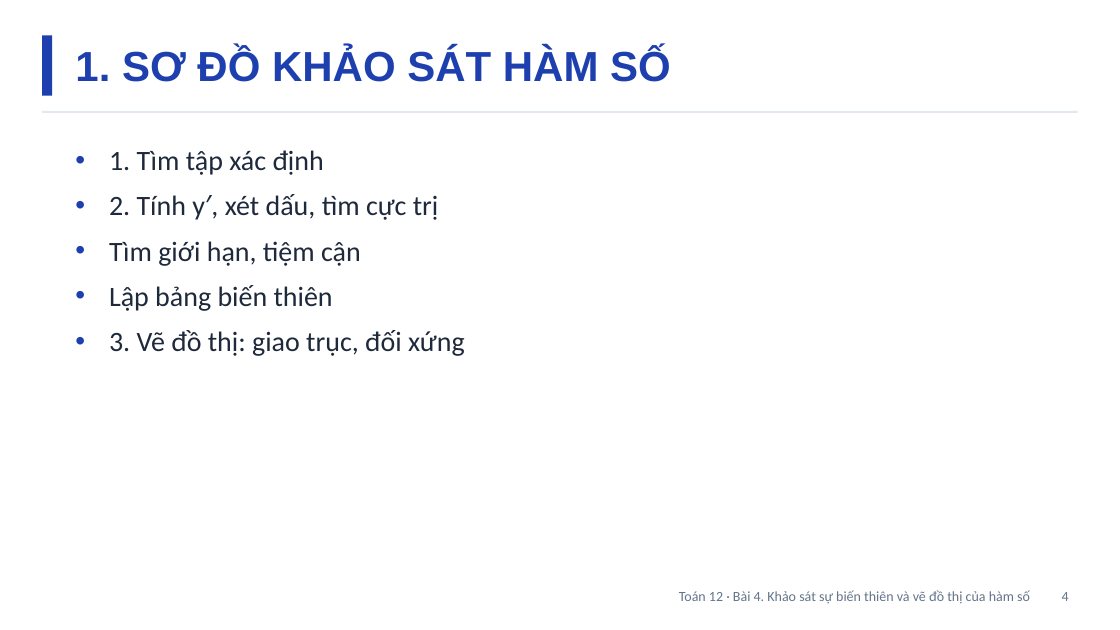
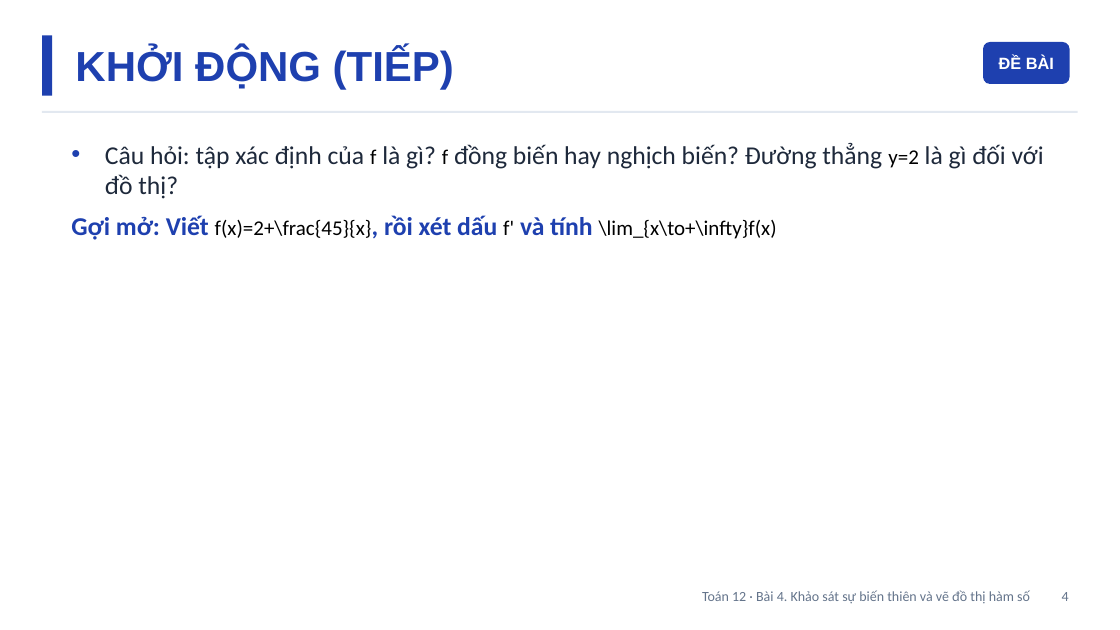
Before and after one commit to Trangtu66/Taode_thi_online, a slide deck: slide 4 of mon/toan/slide/lop12/Slide_TOAN12_Bai4_T14-18.pptx. Drawn at 1120x630 pixels with LibreOffice and Linux fonts; fonts in the diff are those of the drawing. Boxes give left, top, right and bottom in pixels: in the first picture for what was removed or moved away, otherwise in the second. Text is boxed around its words. In the diff, an @@ line names an element or a change of style, - is before the commit and + after.

```diff
--- a/mon/toan/slide/lop12/Slide_TOAN12_Bai4_T14-18.pptx
+++ b/mon/toan/slide/lop12/Slide_TOAN12_Bai4_T14-18.pptx
@@ text at (75,48,454,90): text changed @@
-1. SƠ ĐỒ KHẢO SÁT HÀM SỐ
+KHỞI ĐỘNG (TIẾP)
@@ rounded rectangle added at (983,42,1070,84), fill #1E40AF, 14 pt, text #FFFFFF, bold @@
+ĐỀ BÀI
@@ text added at (71,143,1044,240), 22 pt, text #1E293B @@
+• Câu hỏi: tập xác định của f là gì? f đồng biến hay nghịch biến? Đường thẳng y=2 là gì đối với đồ thị?
+Gợi mở: Viết f(x)=2+\frac{45}{x}, rồi xét dấu f' và tính \lim_{x\to+\infty}f(x)
@@ text removed at (109,150,465,356) @@
-• 1. Tìm tập xác định
-• 2. Tính y′, xét dấu, tìm cực trị
-• Tìm giới hạn, tiệm cận
-• Lập bảng biến thiên
-• 3. Vẽ đồ thị: giao trục, đối xứng
@@ text at (702,590,1069,603): text changed @@
-Toán 12 · Bài 4. Khảo sát sự biến thiên và vẽ đồ thị của hàm số 4
+Toán 12 · Bài 4. Khảo sát sự biến thiên và vẽ đồ thị hàm số 4
```
Also in this commit, not shown: 22 other slides changed, 42 slides added, 1 slide removed.
